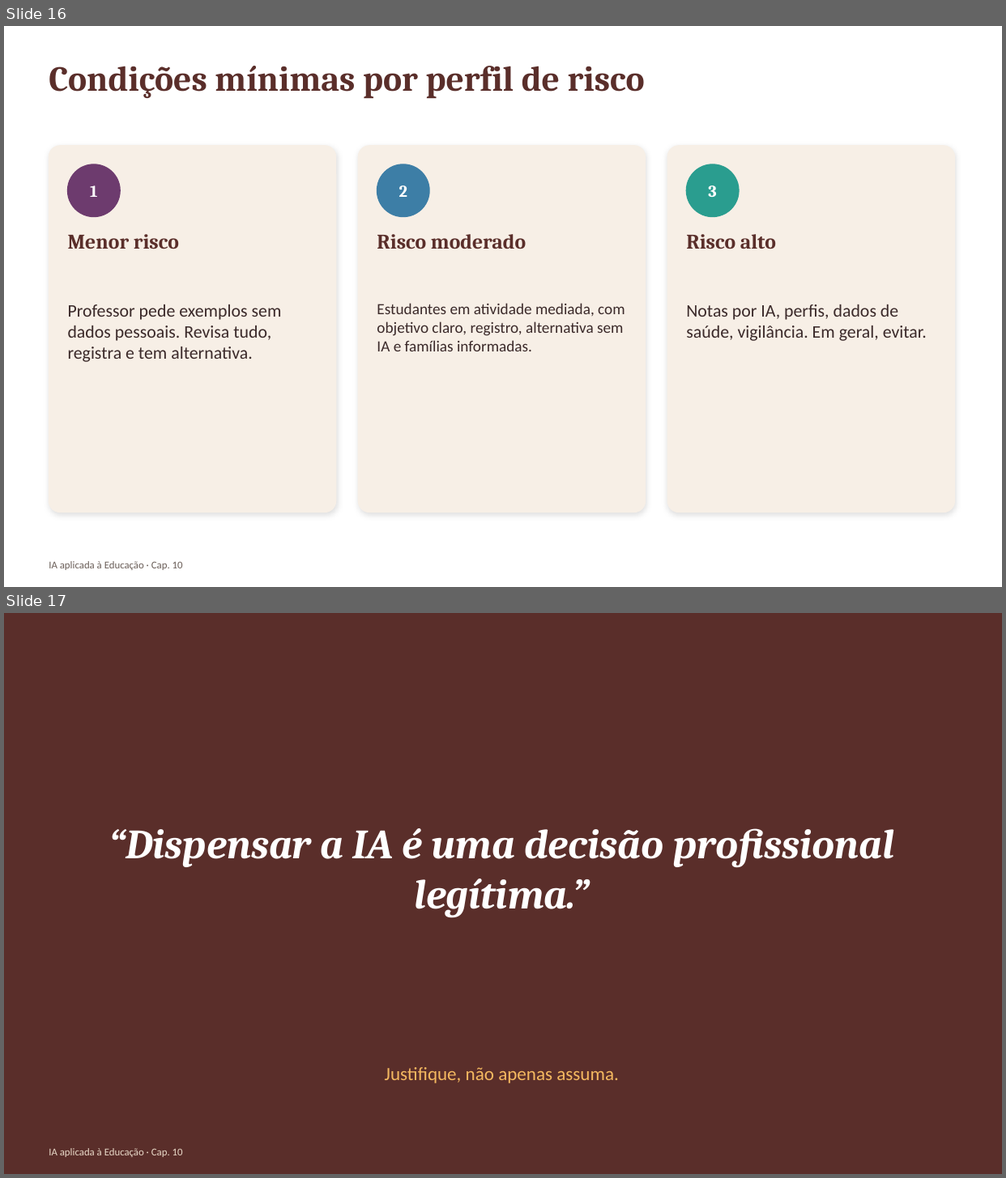
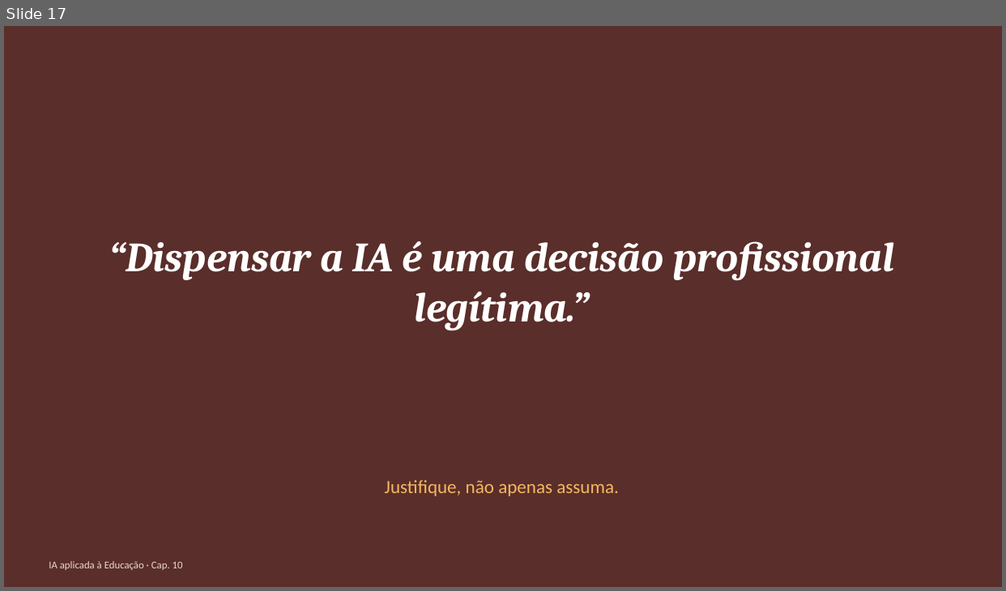
Before and after one commit to arakenmedeiros/claude, a slide deck: livro_ia_educacao/saida/pptx/Cap10_slides.pptx. Shown one above the other, each under a label of ours: slides 16 and 17 before the commit, slide 17 after it. The pictures are 1006x1178 and 1006x591 pixels, drawn with LibreOffice and Linux fonts; fonts in the diff are those of the drawing. Boxes give left, top, right and bottom in pixels: in the first picture for what was removed or moved away, otherwise in the second. Text is boxed around its words. In the diff, an @@ line names an element or a change of style, - is before the commit and + after.

```diff
--- a/livro_ia_educacao/saida/pptx/Cap10_slides.pptx
+++ b/livro_ia_educacao/saida/pptx/Cap10_slides.pptx
@@ slide 16 removed at (4, 26, 1002, 587), background #FFFFFF @@
@@ text removed at (49, 66, 645, 99) @@
-Condições mínimas por perfil de risco
@@ rounded rectangle removed at (49, 146, 335, 513) @@
@@ rounded rectangle removed at (358, 146, 645, 513) @@
@@ rounded rectangle removed at (668, 146, 955, 513) @@
@@ ellipse removed at (68, 165, 120, 217) @@
@@ ellipse removed at (377, 165, 429, 217) @@
@@ ellipse removed at (687, 165, 739, 217) @@
@@ text removed at (90, 186, 97, 197) @@
-1
@@ text removed at (399, 186, 407, 197) @@
-2
@@ text removed at (708, 186, 716, 197) @@
-3
@@ text removed at (68, 234, 179, 249) @@
-Menor risco
@@ text removed at (377, 234, 526, 249) @@
-Risco moderado
@@ text removed at (686, 234, 776, 249) @@
-Risco alto
@@ text removed at (68, 305, 282, 362) @@
-Professor pede exemplos sem dados pessoais. Revisa tudo, registra e tem alternativa.
@@ text removed at (377, 303, 625, 352) @@
-Estudantes em atividade mediada, com objetivo claro, registro, alternativa sem IA e famílias informadas.
@@ text removed at (686, 305, 927, 341) @@
-Notas por IA, perfis, dados de saúde, vigilância. Em geral, evitar.
@@ text removed at (49, 561, 183, 570) @@
-IA aplicada à Educação · Cap. 10
```
Also in this commit, not shown: 5 slides changed, 2 slides added, 12 other files.
